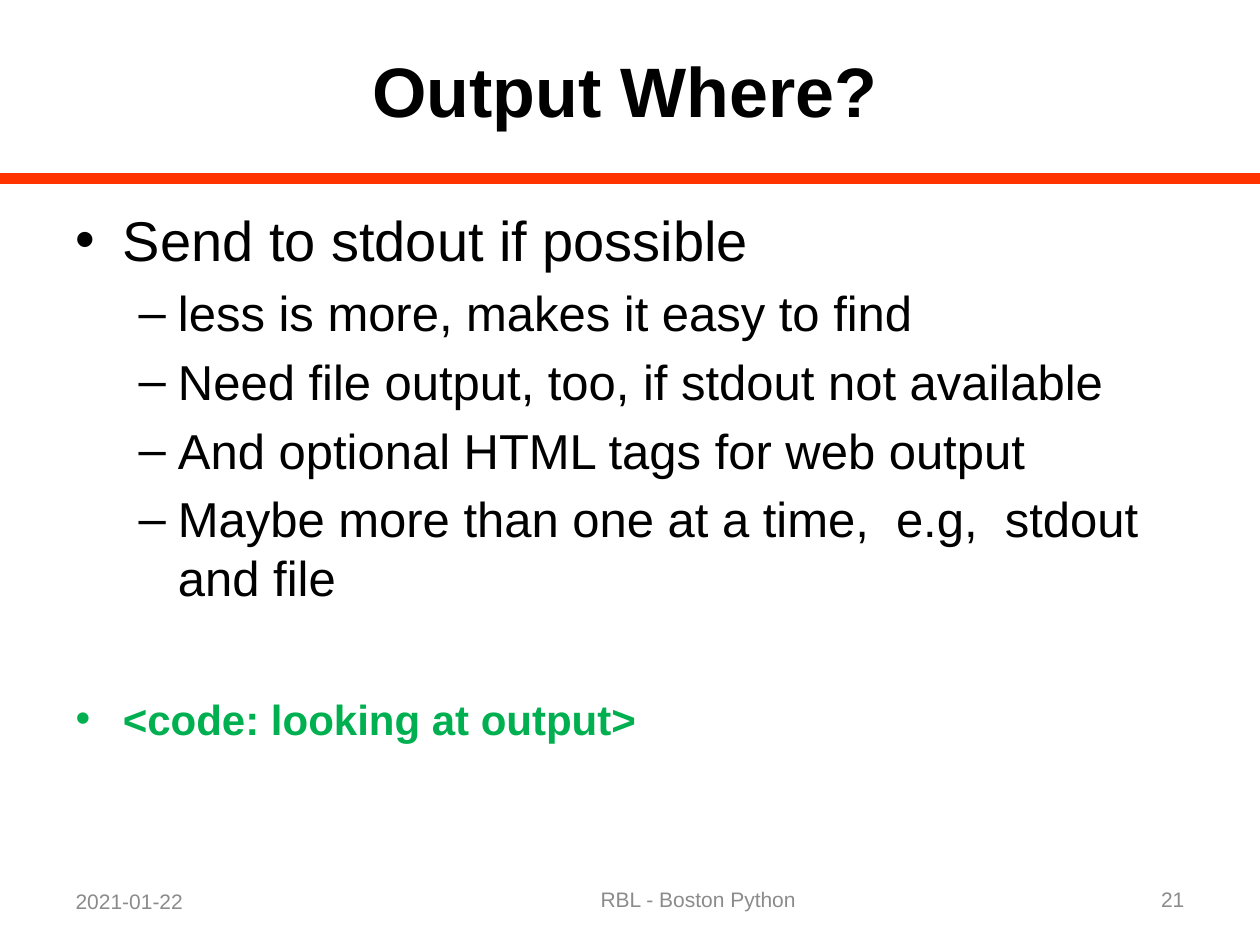
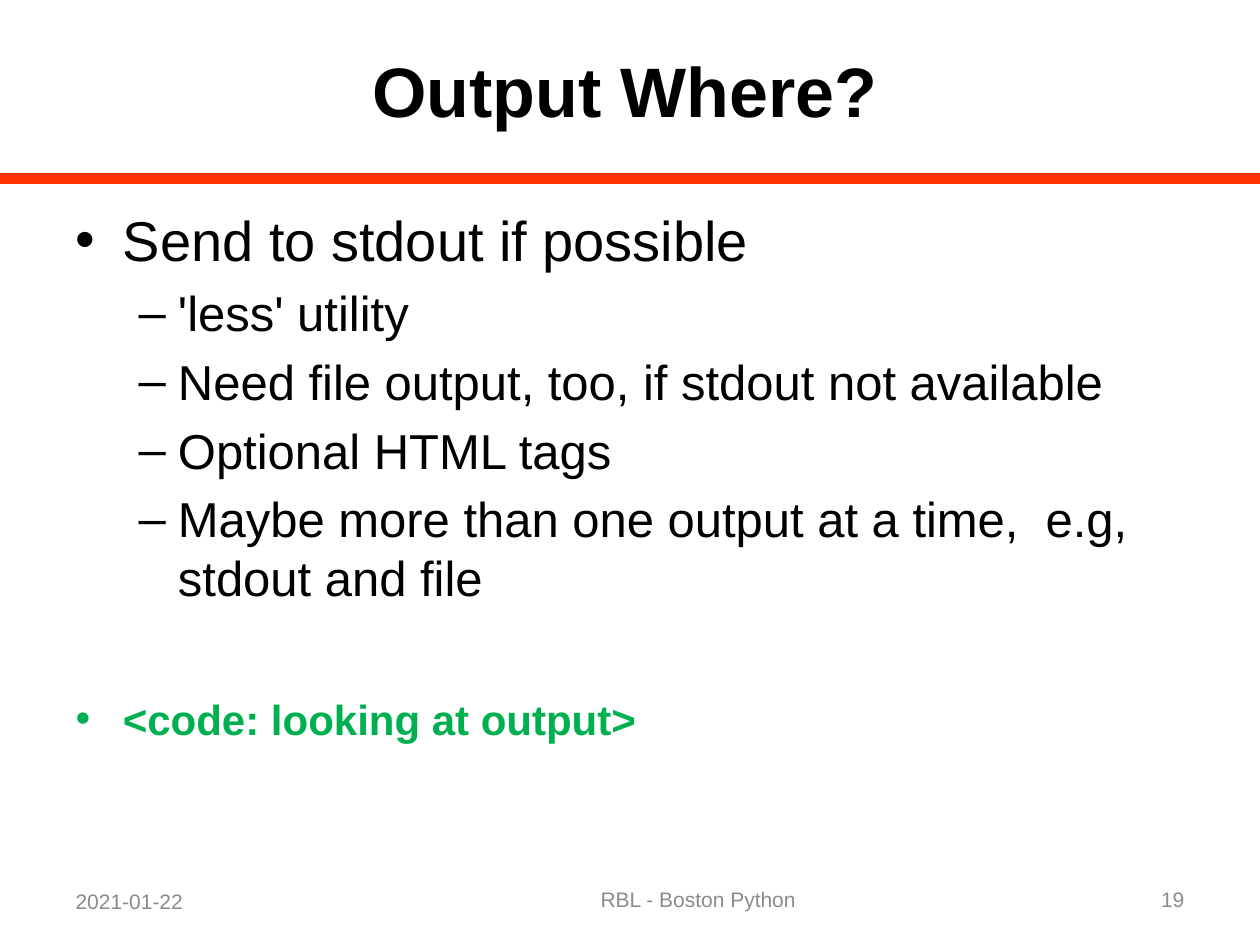
Before and after one commit to rblandau/NewTrace, a slide deck: slide 19 of docs/OfflineDebugging/A Dinosaur and a Python 04.pptx (slide 21 before the commit). Drawn at 1260x945 pixels with LibreOffice and Linux fonts; fonts in the diff are those of the drawing. Boxes give left, top, right and bottom in pixels: in the first picture for what was removed or moved away, otherwise in the second. Text is boxed around its words. In the diff, an @@ line names an element or a change of style, - is before the commit and + after.

```diff
--- a/docs/OfflineDebugging/A Dinosaur and a Python 04.pptx
+++ b/docs/OfflineDebugging/A Dinosaur and a Python 04.pptx
@@ text at box(178, 295, 409, 341): text changed @@
-  – less is more, makes it easy to find
+  – 'less' utility
@@ text at box(178, 433, 1128, 597): text changed @@
-  – And optional HTML tags for web output
-  – Maybe more than one at a time, e.g, stdout and file
+  – Optional HTML tags
+  – Maybe more than one output at a time, e.g, stdout and file
@@ page number at box(1161, 892, 1184, 907): text changed @@
-21
+19
```
Also in this commit, not shown: 24 other slides changed, 1 slide removed, 5 other files.
